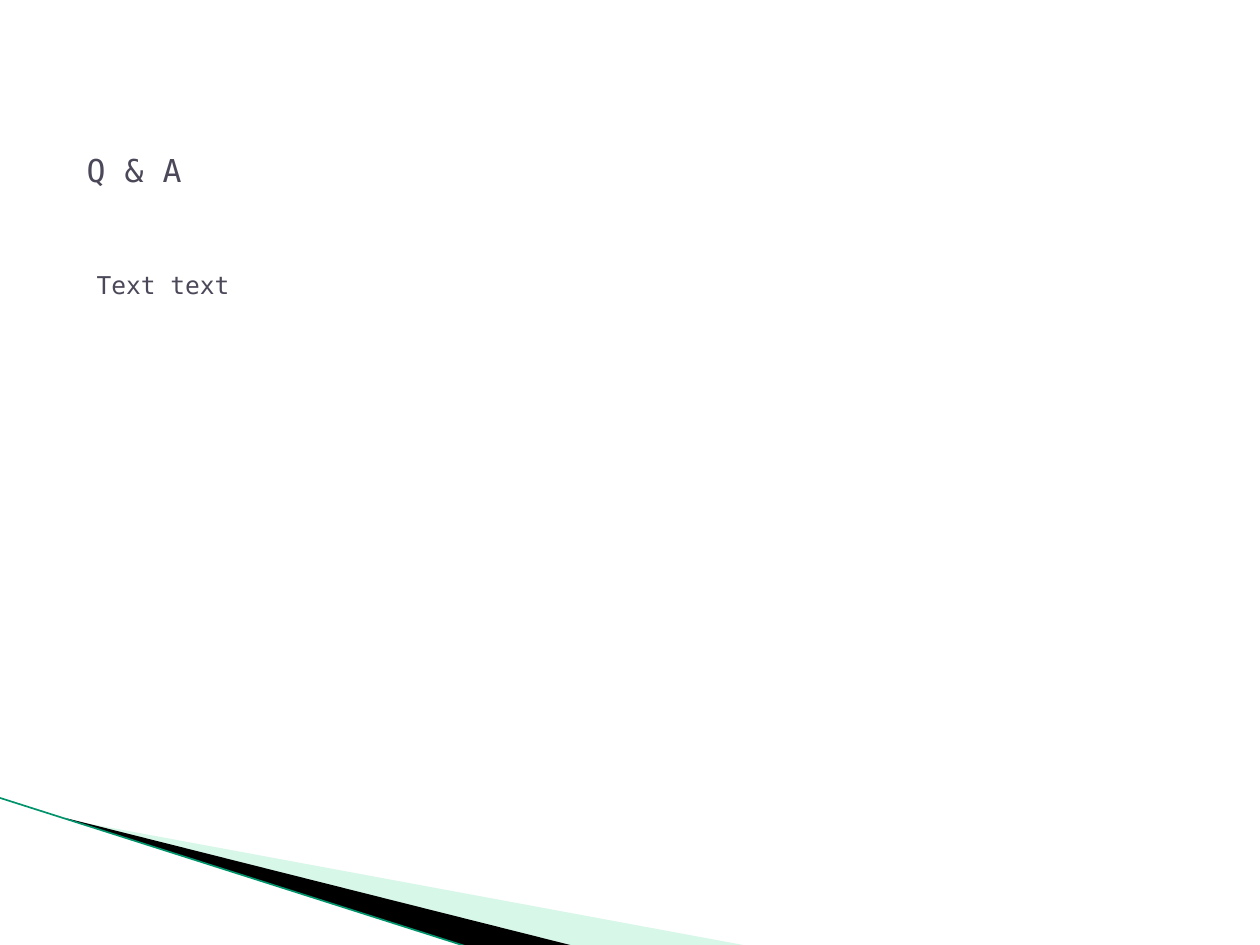
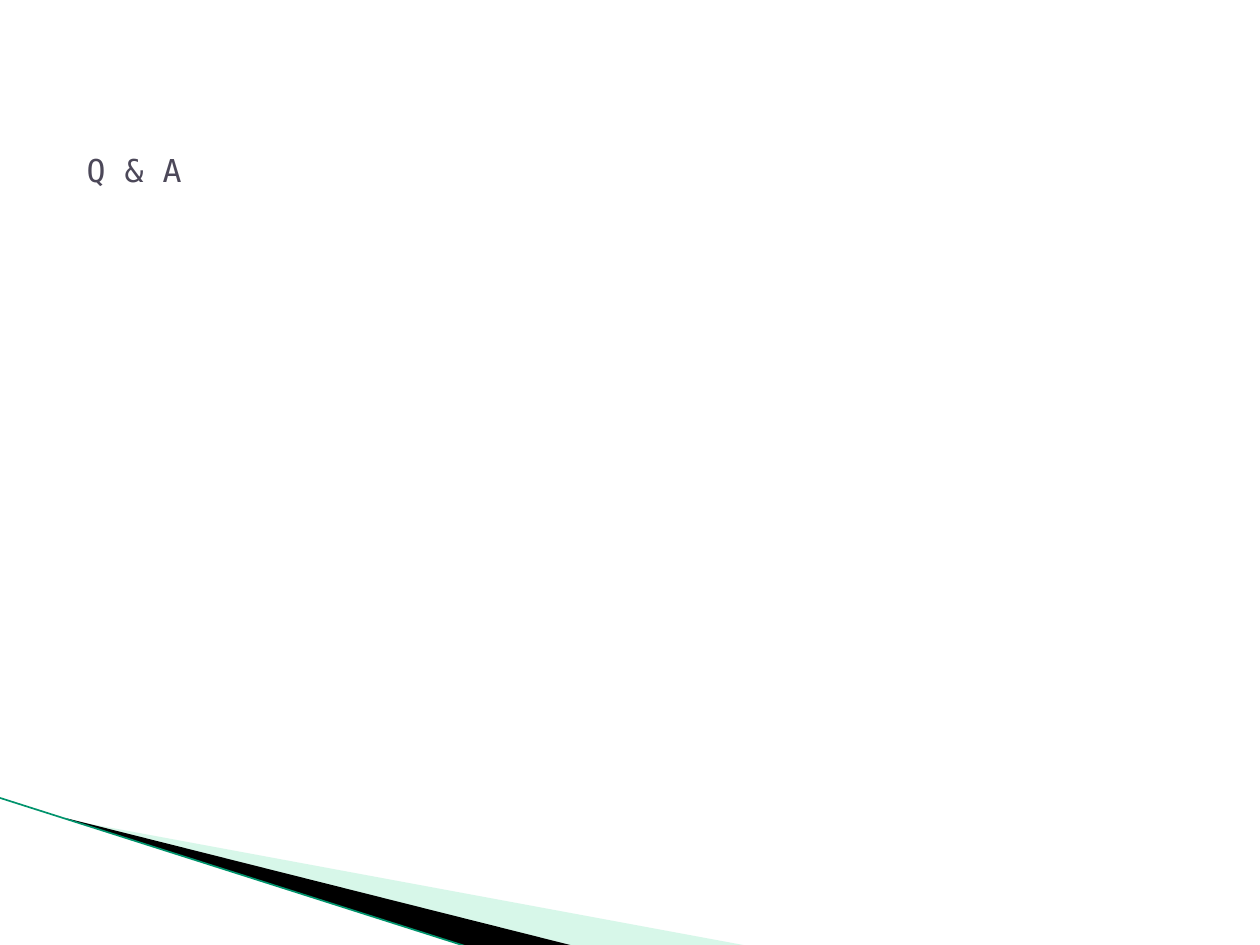
Before and after one commit to RichardAlmer/FullStack-Project, a slide deck: slide 13 of Presentation/Team Project.pptx (slide 10 before the commit). Drawn at 1260x945 pixels with LibreOffice and Linux fonts; fonts in the diff are those of the drawing; background and template pictures are left out. Boxes give left, top, right and bottom in pixels: in the first picture for what was removed or moved away, otherwise in the second. Text is boxed around its words. In the diff, an @@ line names an element or a change of style, - is before the commit and + after.

```diff
--- a/Presentation/Team Project.pptx
+++ b/Presentation/Team Project.pptx
@@ text removed at (x1=97, y1=276, x2=229, y2=295) @@
-Text text
```
Also in this commit, not shown: 1 other slide changed, 10 slides added, 7 slides removed.
